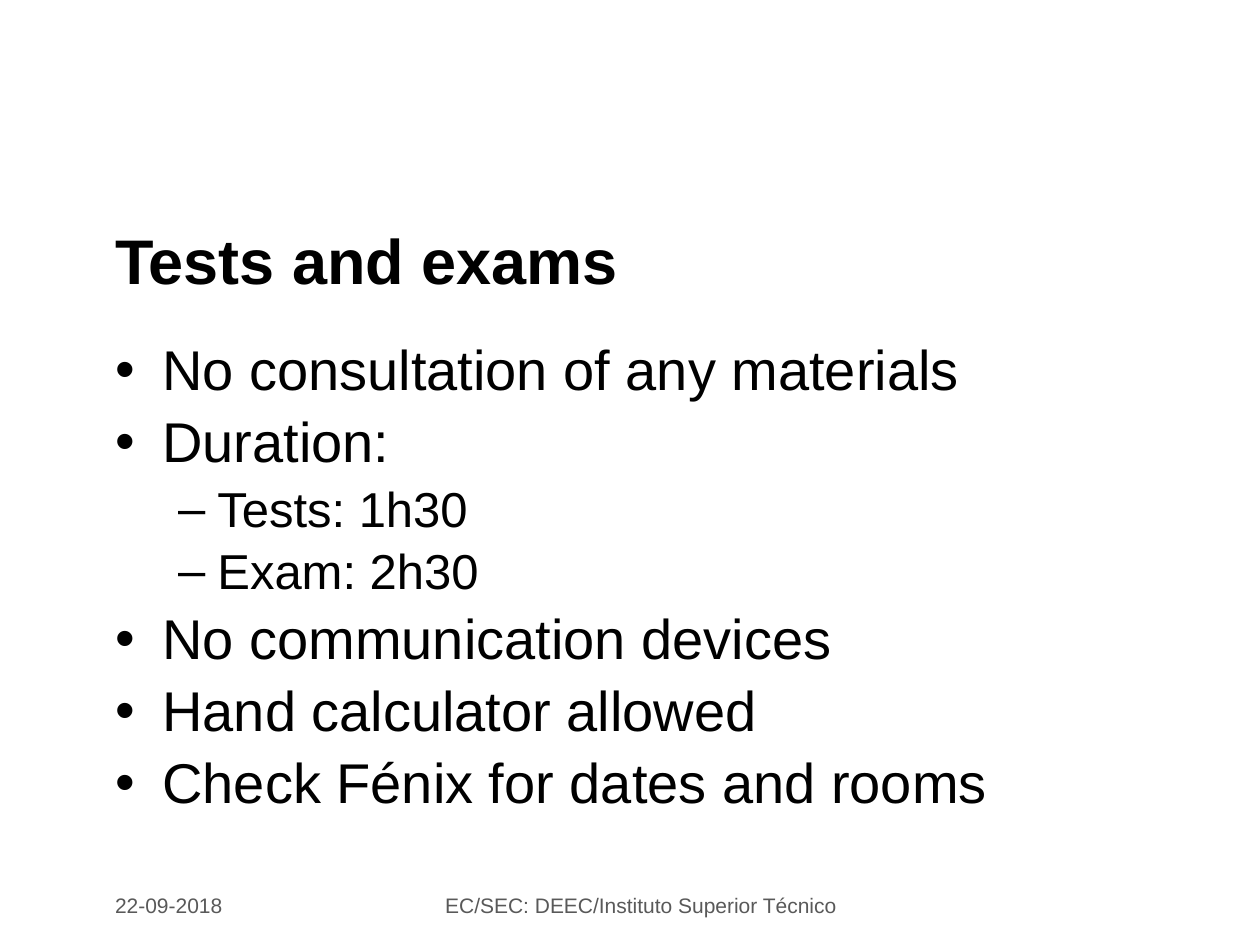
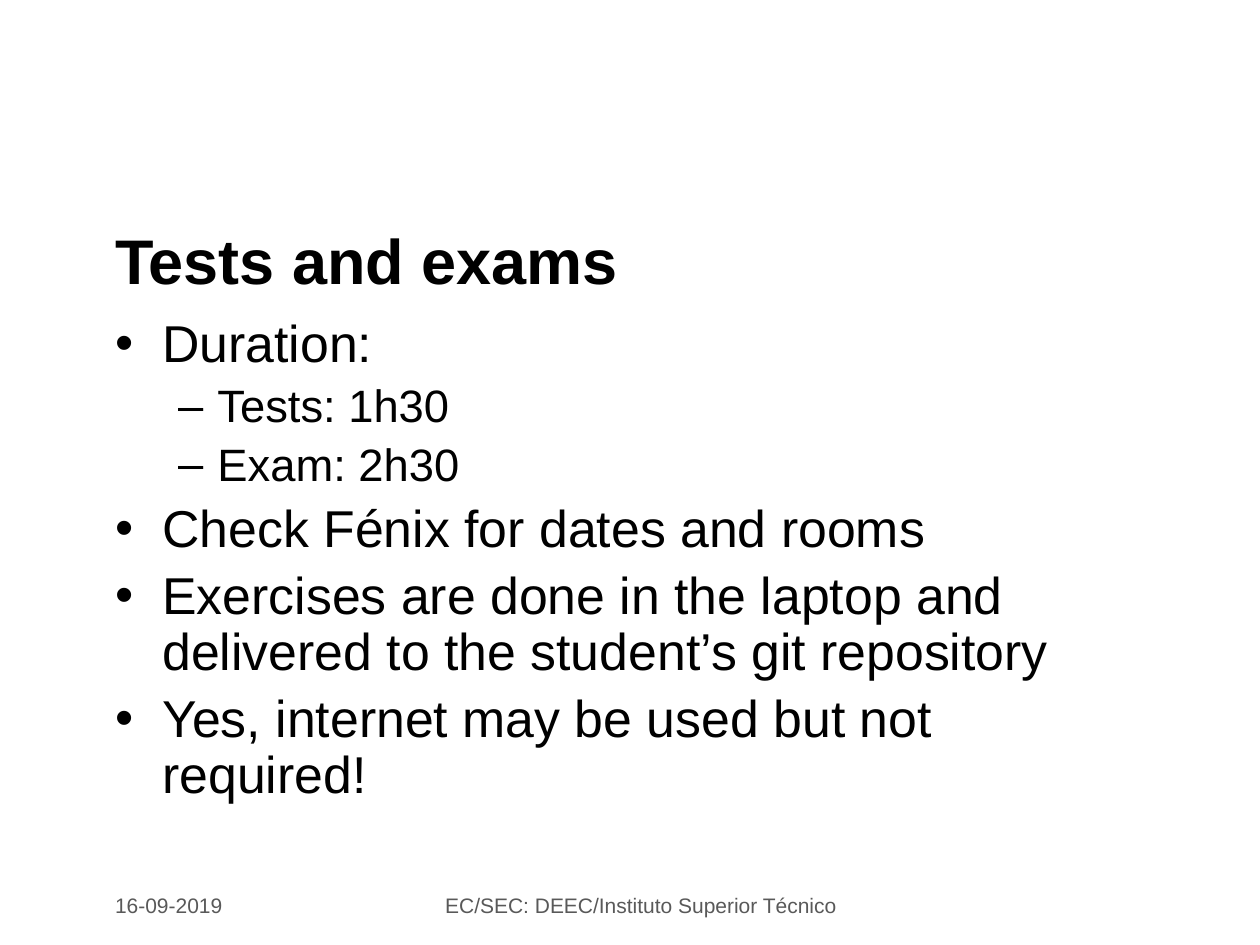
Before and after one commit to jjts/ist-sec, a slide deck: slide 6 of lectures/l1_intro/l1.odp. Drawn at 1260x945 pixels with LibreOffice and Linux fonts; fonts in the diff are those of the drawing; background and template pictures are left out. Boxes give left, top, right and bottom in pixels: in the first picture for what was removed or moved away, otherwise in the second. Text is boxed around its words. In the diff, an @@ line names an element or a change of style, - is before the commit and + after.

```diff
--- a/lectures/l1_intro/l1.odp
+++ b/lectures/l1_intro/l1.odp
@@ text "Duration:": place and size @@
-text "Duration:" at (162,349,987,804)
+text "Duration:" at (162,324,1047,804)
@@ text at (162,324,925,548): size 32 to 29.6 pt in "Duration:", "Check Fénix for dates and rooms"; size 28 to 25.9 pt in "Tests: 1h30", "Exam: 2h30" @@
@@ text at (162,349,959,401): paragraph removed @@
-• No consultation of any materials
@@ text at (162,576,1047,804): paragraphs added @@
+• Exercises are done in the laptop and delivered to the student’s git repository
+• Yes, internet may be used but not required!
@@ text at (162,618,831,732): paragraphs removed @@
-• No communication devices
-• Hand calculator allowed
@@ text at (115,898,222,913): text changed @@
-22-09-2018
+16-09-2019
```
Also in this commit, not shown: 9 other slides changed, 2 slides added, 1 slide removed, 2 other files.
